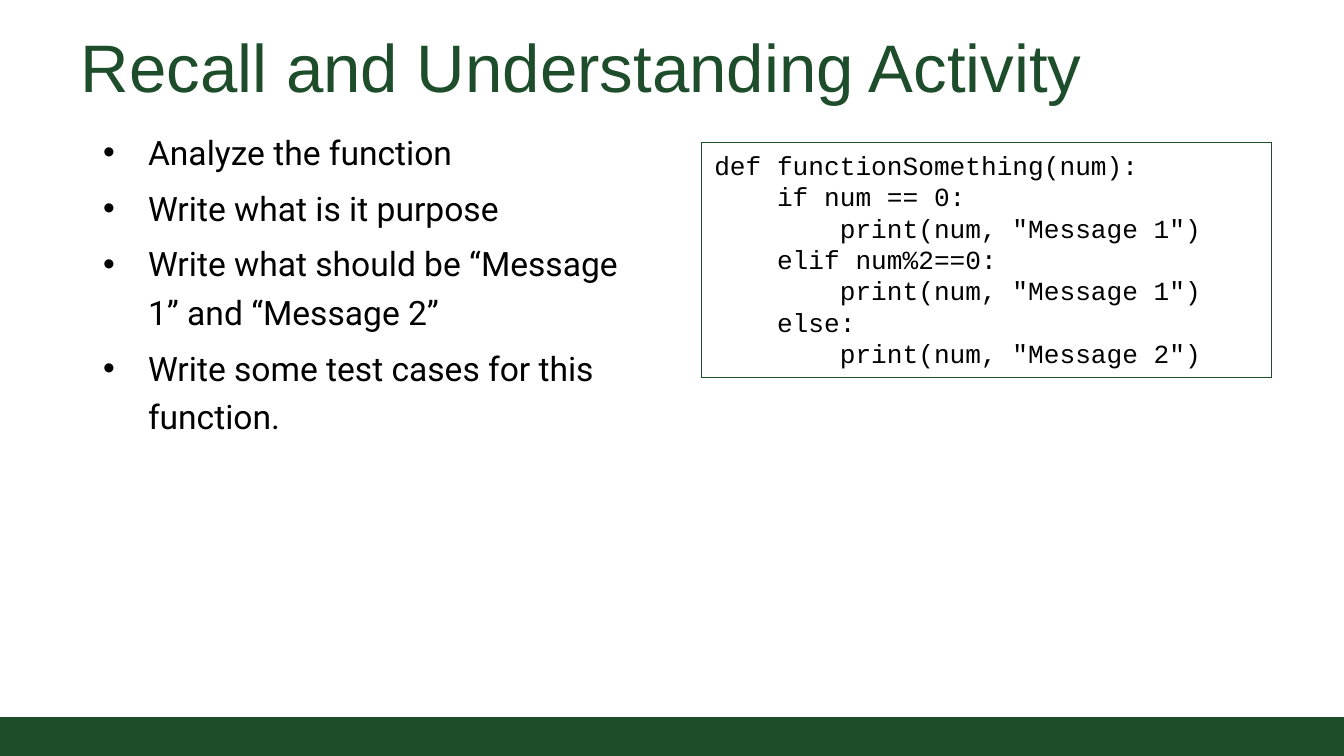
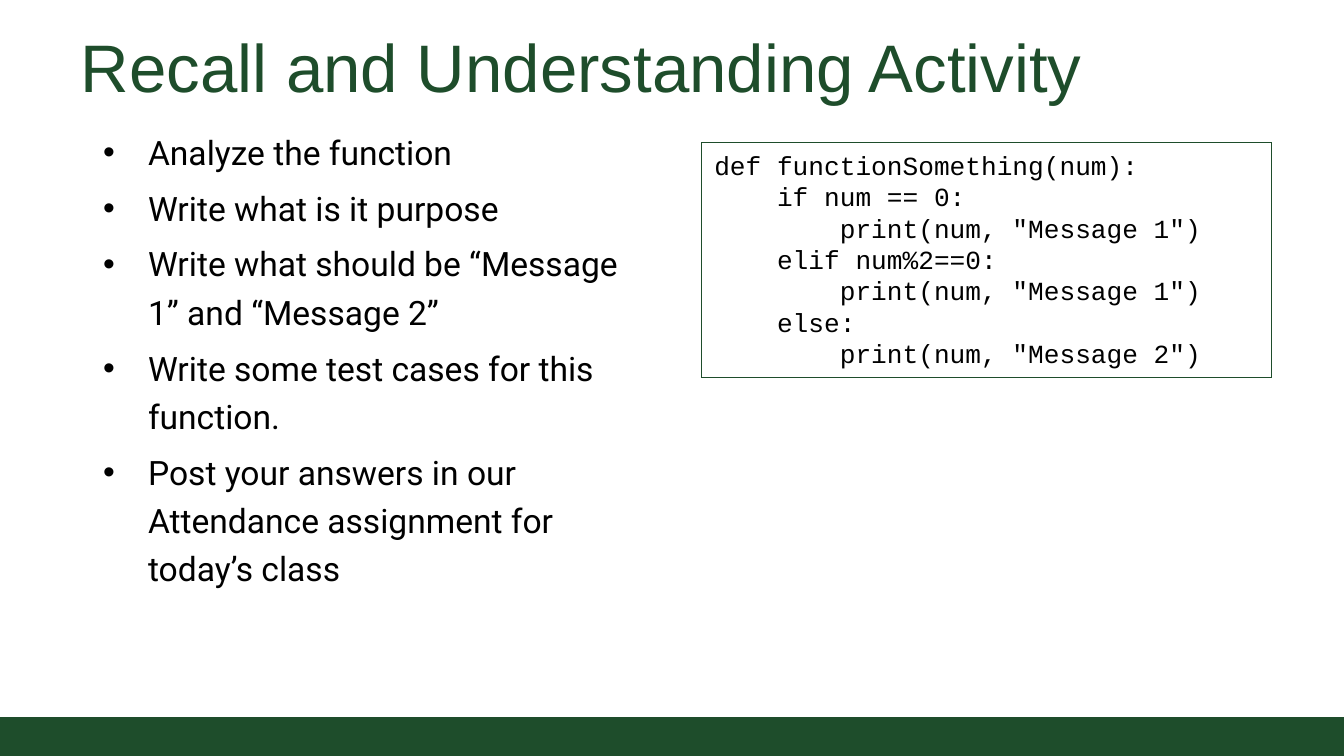
Before and after one commit to CSU-CS152/Handouts, a slide deck: slide 3 of 02_03WhileLoopsCS152.pptx. Drawn at 1344x756 pixels with LibreOffice and Linux fonts; fonts in the diff are those of the drawing; background and template pictures are left out. Boxes give left, top, right and bottom in pixels: in the first picture for what was removed or moved away, otherwise in the second. Text is boxed around its words. In the diff, an @@ line names an element or a change of style, - is before the commit and + after.

```diff
--- a/02_03WhileLoopsCS152.pptx
+++ b/02_03WhileLoopsCS152.pptx
@@ text at bbox=[148, 461, 553, 588]: paragraph added @@
+• Post your answers in our Attendance assignment for today’s class
```
Also in this commit, not shown: 1 other file.
